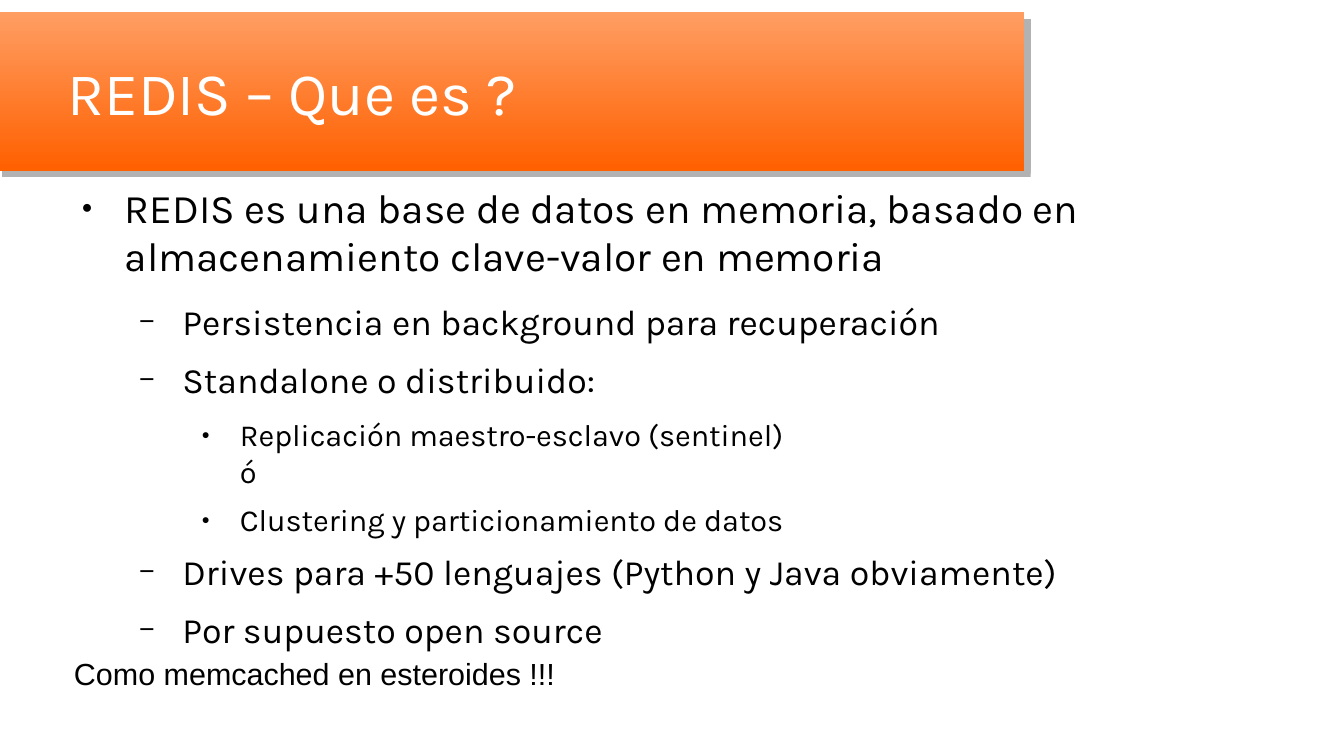
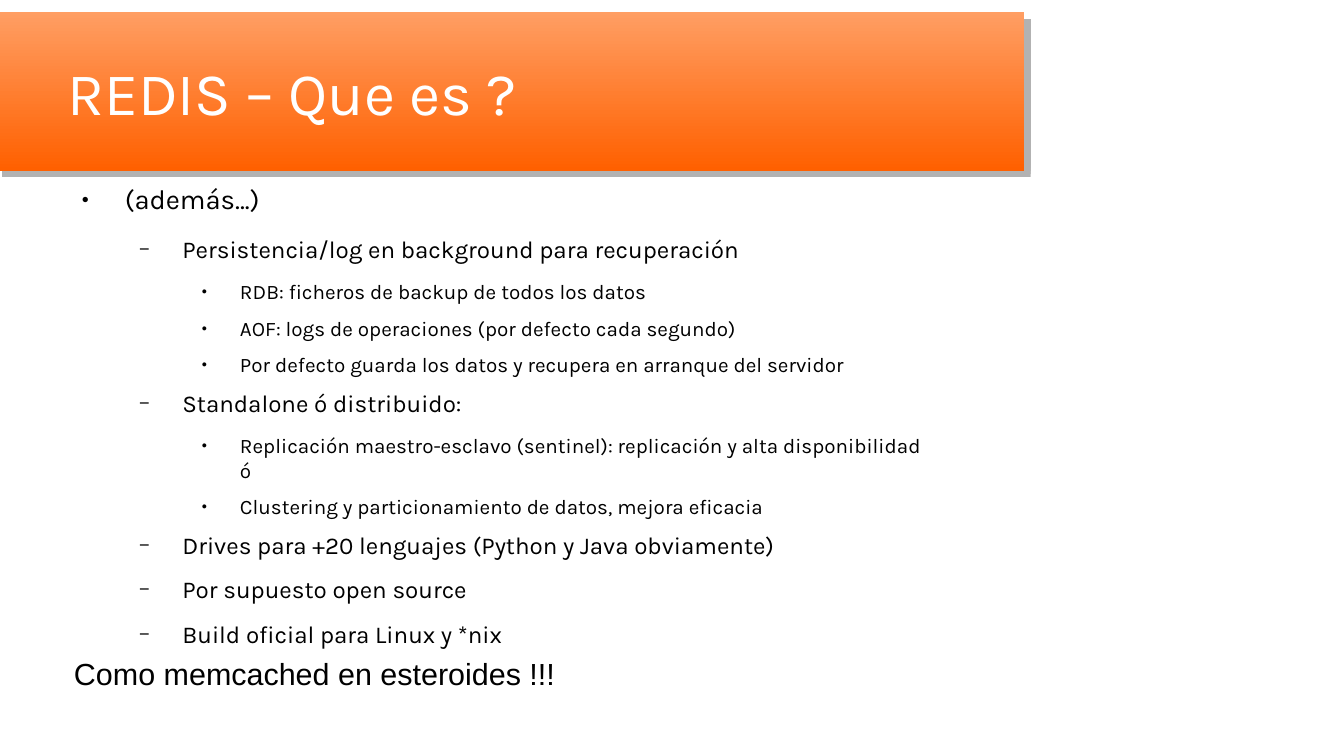
Before and after one commit to oscar-besga-panel/YaitRedisAndJedis, a slide deck: slide 3 of YaitRedisJedis_es.odp. Drawn at 1344x756 pixels with LibreOffice and Linux fonts; fonts in the diff are those of the drawing; background and template pictures are left out. Boxes give left, top, right and bottom in pixels: in the first picture for what was removed or moved away, otherwise in the second. Text is boxed around its words. In the diff, an @@ line names an element or a change of style, - is before the commit and + after.

```diff
--- a/YaitRedisJedis_es.odp
+++ b/YaitRedisJedis_es.odp
@@ text at [125,188,920,604]: paragraph added @@
+  − Build oficial para Linux y *nix
@@ text at [125,188,920,560]: text changed; size 21.1 to 12.2 pt @@
-● REDIS es una base de datos en memoria, basado en almacenamiento clave-valor en memoria
-  − Persistencia en background para recuperación
-  − Standalone o distribuido:
-    ● Replicación maestro-esclavo (sentinel)
-      ó
-    ● Clustering y particionamiento de datos
-  − Drives para +50 lenguajes (Python y Java obviamente)
+● (además...)
+  − Persistencia/log en background para recuperación
+    ● RDB: ficheros de backup de todos los datos
+    ● AOF: logs de operaciones (por defecto cada segundo)
+    ● Por defecto guarda los datos y recupera en arranque del servidor
+  − Standalone ó distribuido:
+    ● Replicación maestro-esclavo (sentinel): replicación y alta disponibilidad
+      ó
+    ● Clustering y particionamiento de datos, mejora eficacia
+  − Drives para +20 lenguajes (Python y Java obviamente)
@@ text at [182,582,467,604]: size 21.1 to 14.2 pt in "Por supuesto open source" @@
```
Also in this commit, not shown: 18 other slides changed, 2 slides added, 16 other files.
